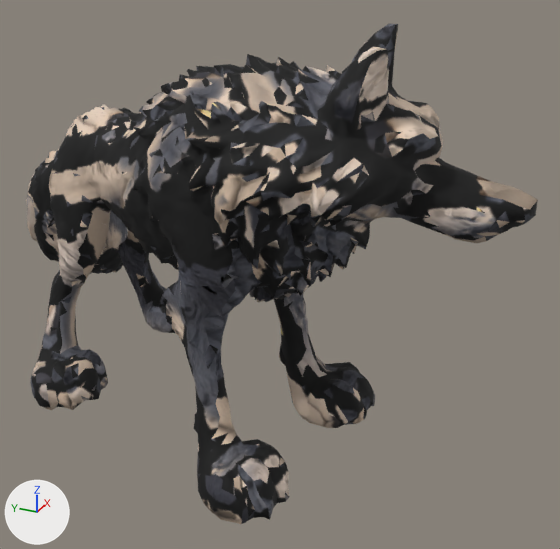
What one commit did to the FBX model SourceArt/Rigged/wolf/model.fbx.
One viewpoint serves both versions: a 50 mm lens placed at (-1.99, -1.14, 1.49), pointed at (0.03, -0.23, 0.47). Lighting does not change. The marker at lower left points along +X, +Y and +Z. The first picture is the older version. Objects named as collision shapes, trigger or cutter boxes, shadow casters or lower levels of detail are left out. Where no turn or scale is listed for an object, it has been applied to the vertices.

Objects in the first picture: 'wolf_LOD0'.
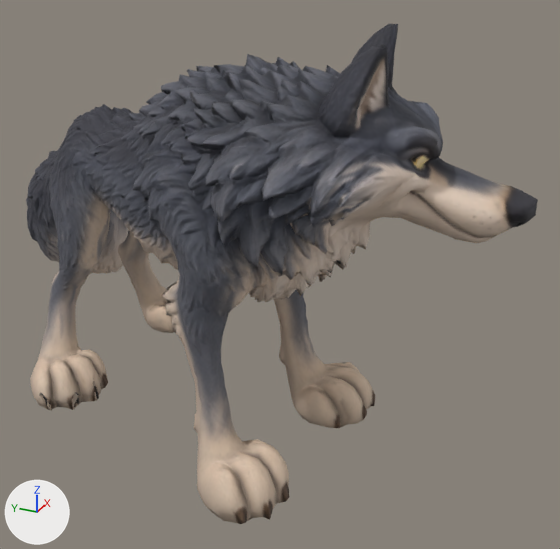
Location of each change, (x1, y1, x2, y2) in pixels of the pictures (560 x 549 px; the box of a moved part takes in the faces that stretch with it):
```json
{"part": 1, "of": "me_wolf", "change": "added", "after": [72, 393, 79, 409]}
{"part": 2, "of": "me_wolf", "change": "moved or reshaped", "before": [27, 51, 377, 524], "after": [28, 51, 377, 524]}
{"part": 3, "of": "me_wolf", "change": "surface changed", "before": [26, 24, 538, 524], "after": [26, 24, 538, 524]}
```

The change, as JSON lines over the scene's bpy script:
```json
{"op": "add", "block": "mat_wolf_hard", "code": ["mat_wolf_hard = principled_material('wolf_hard')", "mat_wolf_hard.base_color = (0.382, 0.299, 0.228)  # beige #a69583", "mat_wolf_hard.roughness = 0.4"]}
{"block": "me_wolf", "where": "# used by ob_wolf_lod0; location = (0.0, 0.0, 0.0)"}
{"op": "remove", "block": "me_wolf", "code": "me_wolf.from_pydata(...)  # 6001 vertices, 11998 faces; spans x -0.56..0.56, y -0.97..0.98, z 0.0..1.25"}
{"op": "add", "block": "me_wolf", "code": "me_wolf.from_pydata(...)  # 6358 vertices, 12700 faces; spans x -0.56..0.56, y -0.97..0.98, z 0.0..1.25"}
{"block": "me_wolf", "change": "me_wolf part 1: a new loose piece of 100 vertices spanning x -0.3..-0.26, y 0.38..0.39, z 0.0..0.06, in mat_wolf_hard (beige #a69583)"}
{"block": "me_wolf", "change": "me_wolf part 2: 34 vertices moved within x -0.54..0.37, y -0.57..0.98, z 0.0..1.19; 277 vertices removed from x -0.56..0.38, y -0.63..0.97, z 0.0..1.2; 534 vertices added at x -0.56..0.39, y -0.62..0.97, z 0.0..1.21"}
{"block": "me_wolf", "change": "me_wolf part 3: 10605 kept faces spanning x -0.56..0.56, y -0.97..0.98, z 0.0..1.25 get new texture (UV) coordinates"}
{"op": "add", "block": "me_wolf", "code": "me_wolf.materials.append(mat_wolf_hard)  # beige #a69583"}
```
